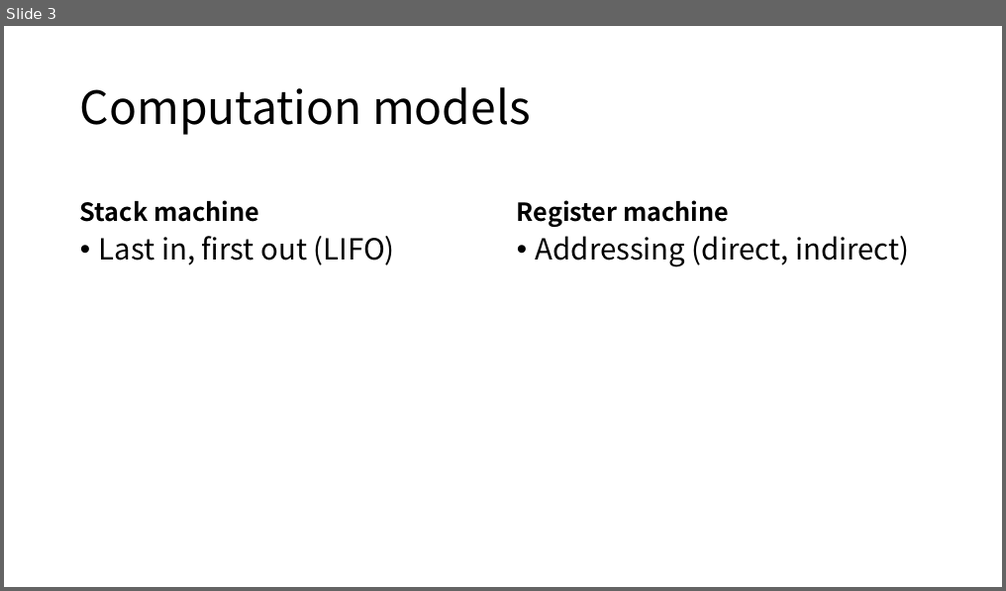
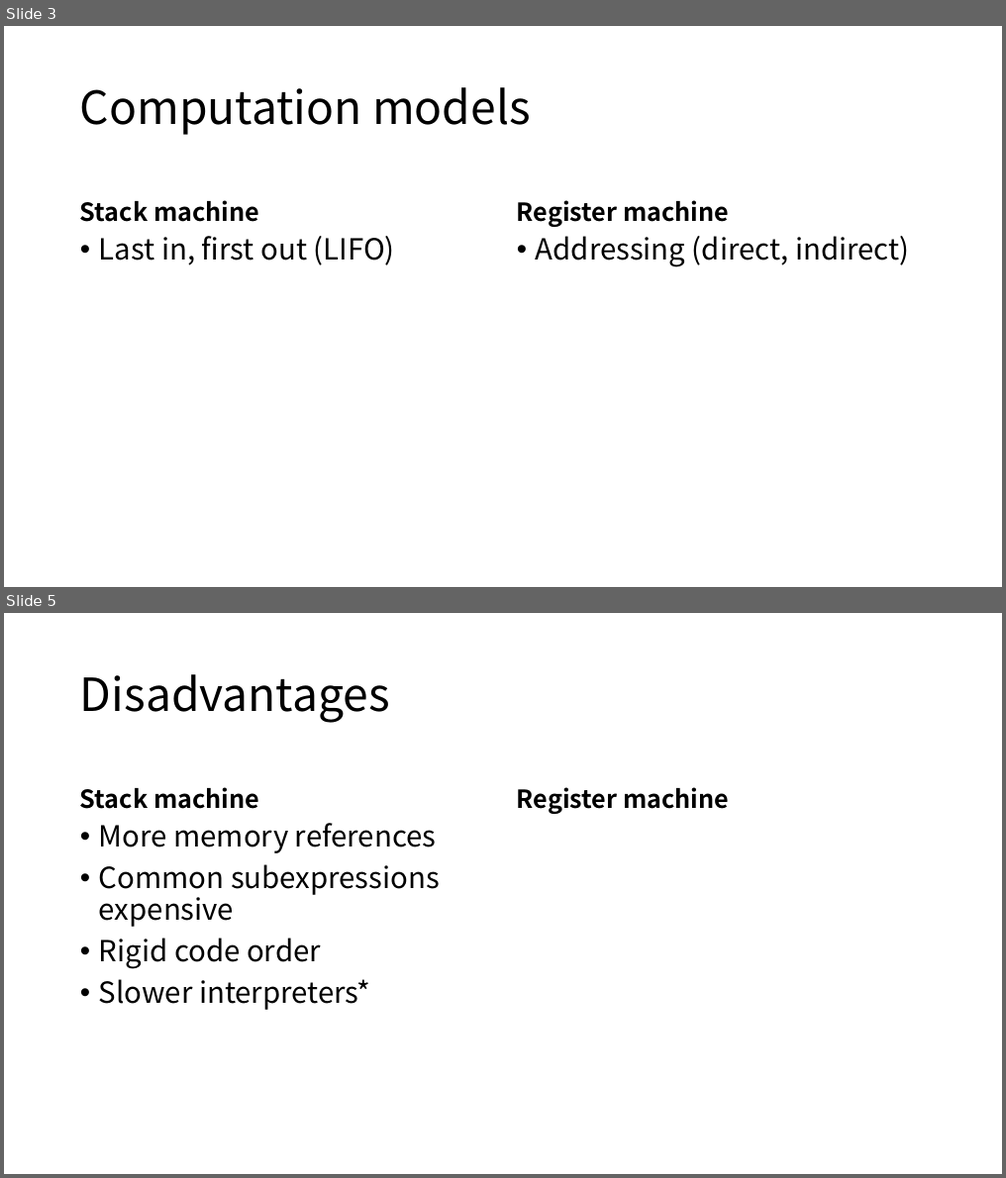
Before and after one commit to LouiValley/System-Design-in-Computational-Thinking-2018-Spring, a slide deck: team3/Week 7.pptx. Shown one above the other, each under a label of ours: slide 3 before the commit, slides 3 and 5 after it; the slides between them are not shown. The pictures are 1006x591 and 1006x1178 pixels, drawn with LibreOffice and Linux fonts; fonts in the diff are those of the drawing. Boxes give left, top, right and bottom in pixels: in the first picture for what was removed or moved away, otherwise in the second. Text is boxed around its words. In the diff, an @@ line names an element or a change of style, - is before the commit and + after.

```diff
--- a/team3/Week 7.pptx
+++ b/team3/Week 7.pptx
@@ slide 5 added at [4,613,1002,1174], background #FFFFFF @@
@@ title added at [80,674,390,723], 44 pt, text #000000 @@
+Disadvantages
@@ text added at [80,787,259,809], 24 pt, text #000000, bold @@
+Stack machine
@@ text added at [517,787,729,814], 24 pt, text #000000, bold @@
+Register machine
@@ text added at [99,823,440,1010], 28 pt, text #000000 @@
+• More memory references
+• Common subexpressions expensive
+• Rigid code order
+• Slower interpreters*
```
Also in this commit, not shown: 1 slide changed, 1 other slide added.
